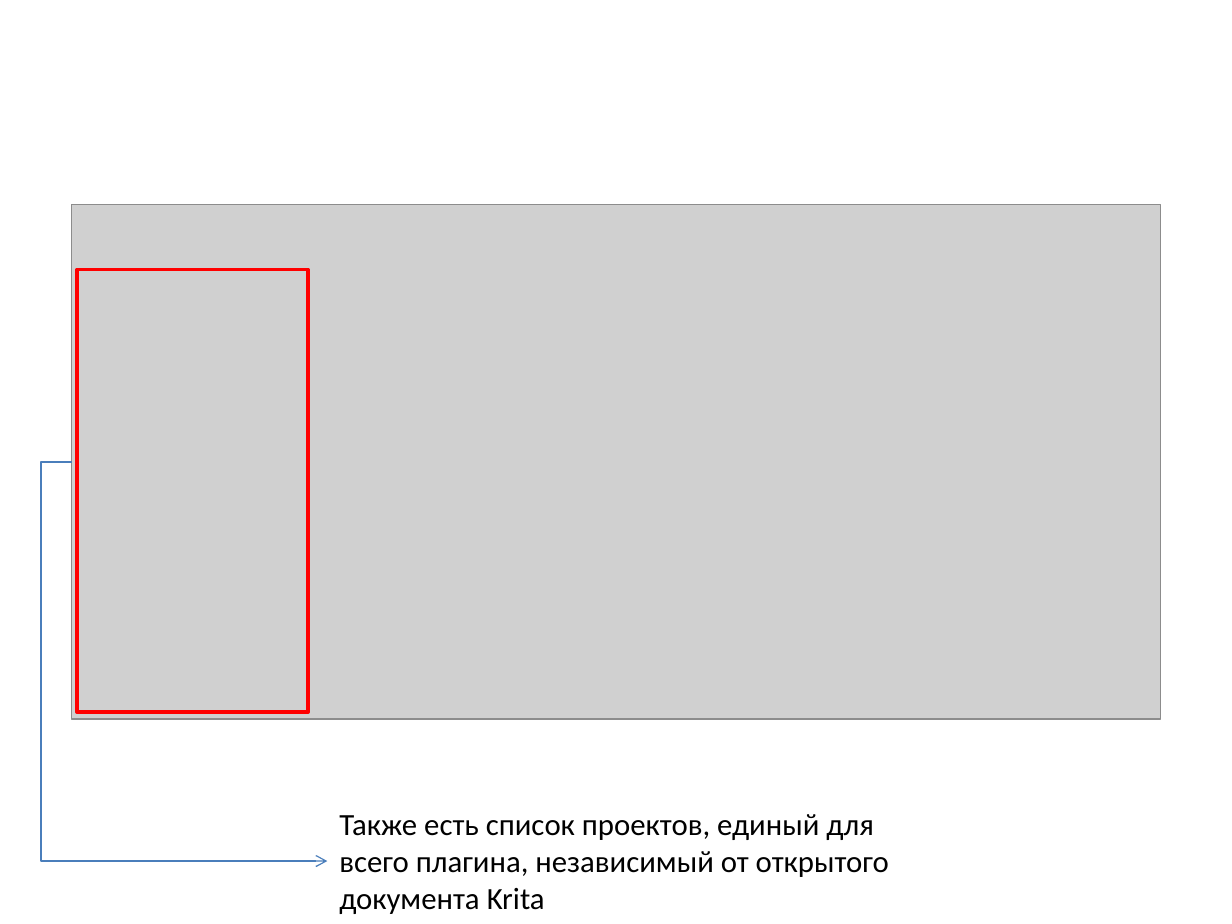
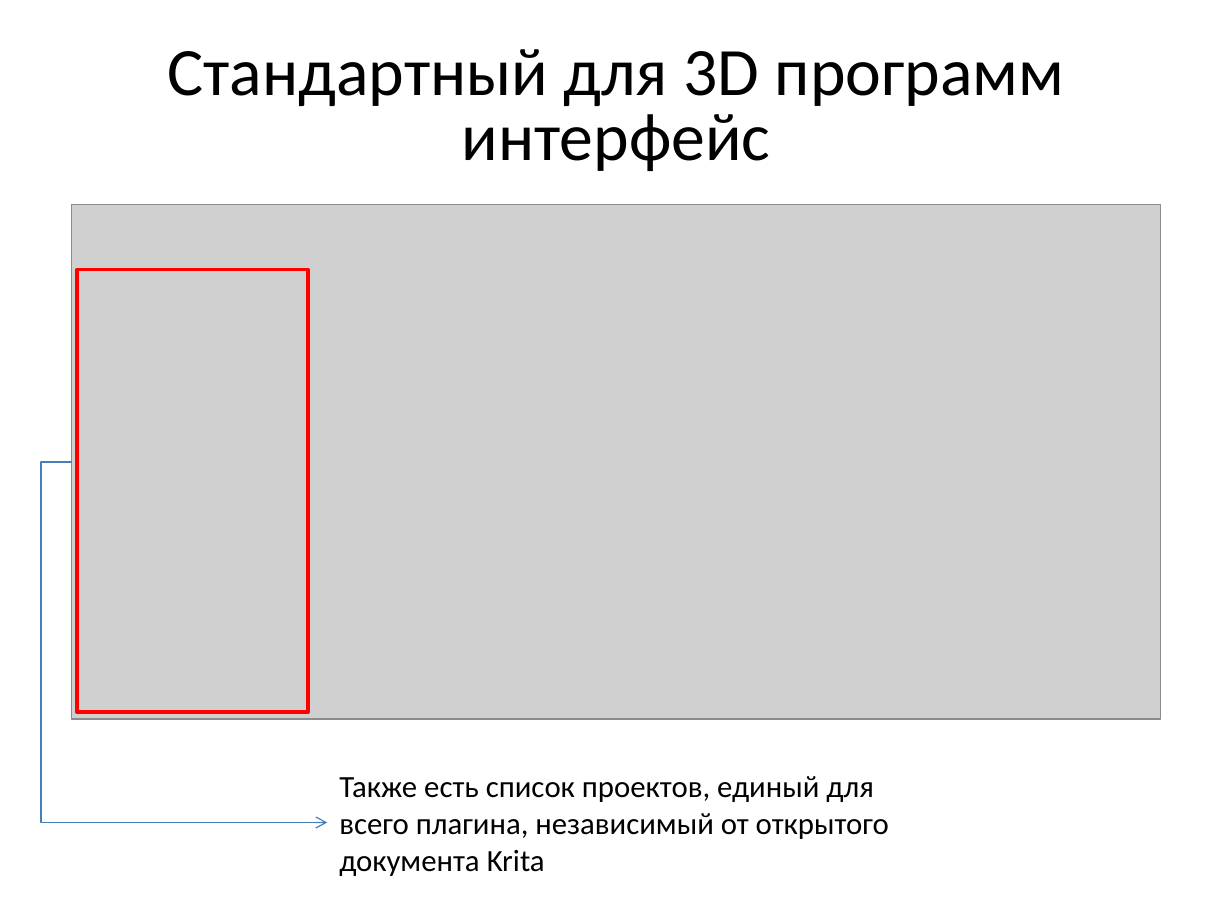
Before and after one commit to lomovoyPlayer/SDForge, a slide deck: slide 9 of SDForge/docs/SDForge Презентация.pptx. Drawn at 1232x924 pixels with LibreOffice and Linux fonts; fonts in the diff are those of the drawing; grey boxes stand for pictures. Boxes give left, top, right and bottom in pixels: in the first picture for what was removed or moved away, otherwise in the second. Text is boxed around its words. In the diff, an @@ line names an element or a change of style, - is before the commit and + after.

```diff
--- a/SDForge/docs/SDForge Презентация.pptx
+++ b/SDForge/docs/SDForge Презентация.pptx
@@ text added at (x1=167, y1=49, x2=1065, y2=171), 39.6 pt, text #000000 @@
+Стандартный для 3D программ интерфейс
@@ elbow arrow moved from (71, 462) - (328, 861) to (71, 462) - (328, 823) @@
@@ text "Также есть список проектов, единый ..." moved from (x1=339, y1=814, x2=889, y2=914) to (x1=339, y1=776, x2=889, y2=876) @@
```
Also in this commit, not shown: 11 other slides changed, 10 other files.
